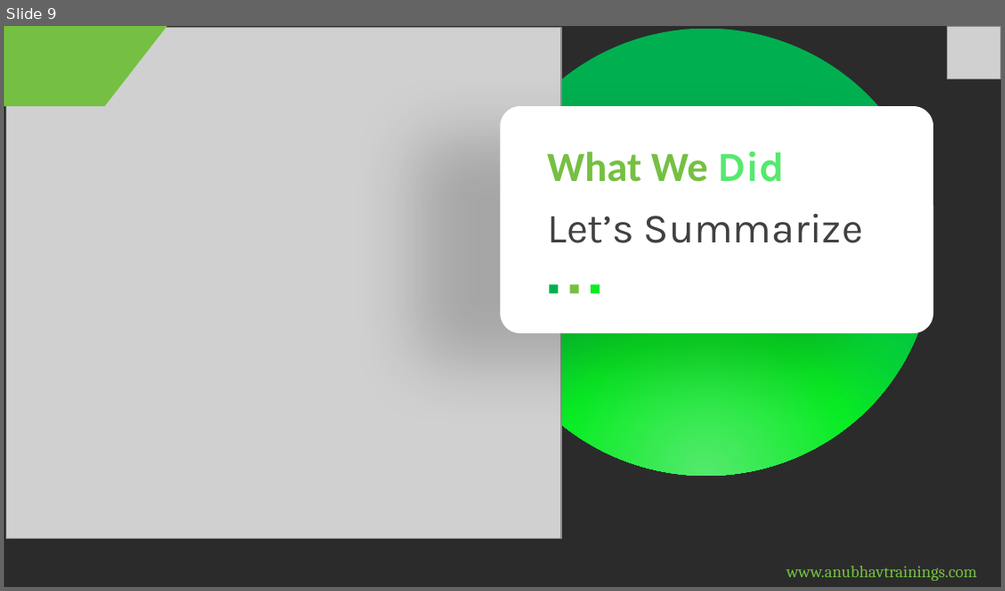
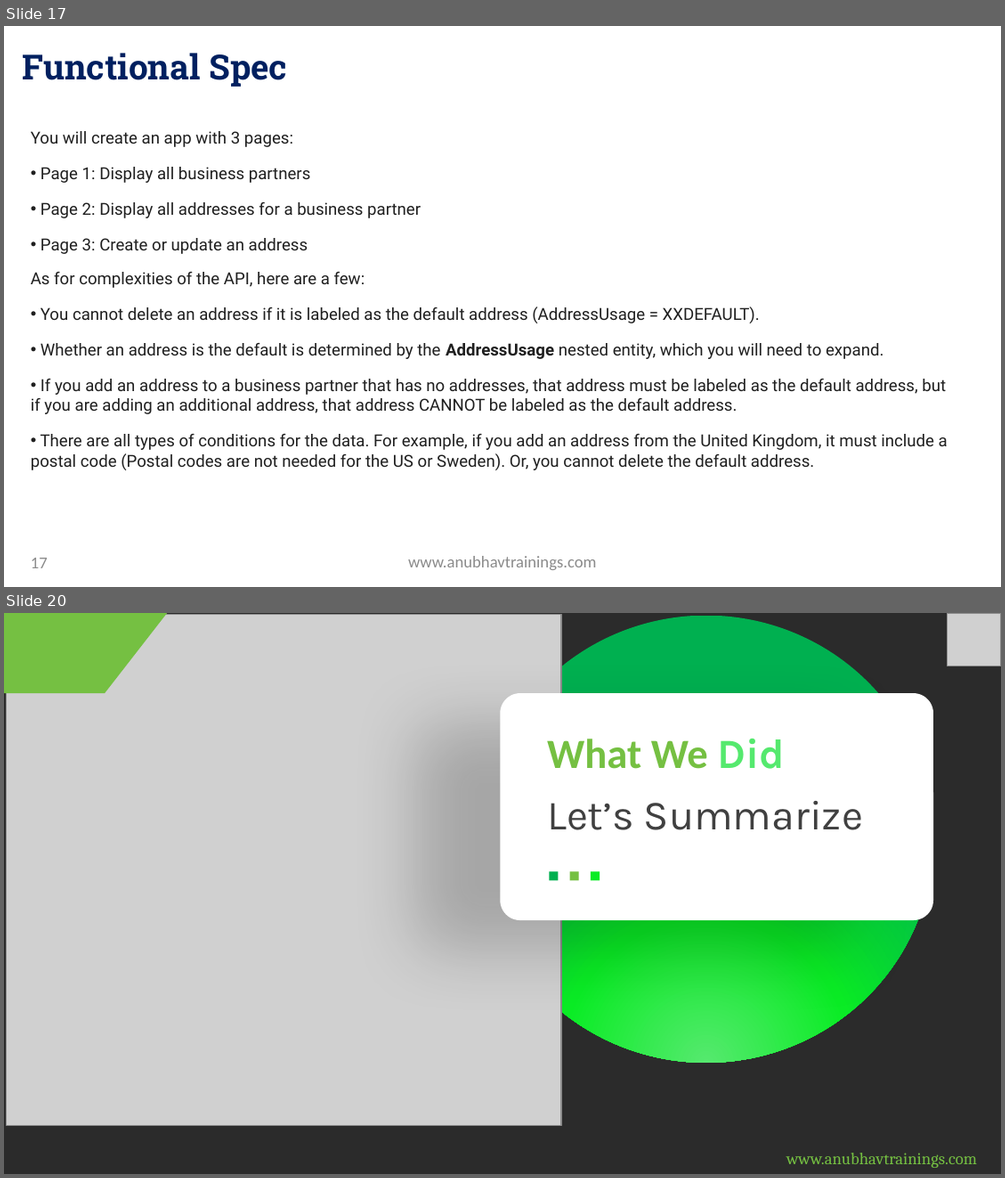
Before and after one commit to soyuztechnologies/SAP_Build_End_to_End, a slide deck: Day 30/SAP Build Training Day 30.pptx. Shown one above the other, each under a label of ours: slide 9 before the commit, slides 17 and 20 after it; the slides between them are not shown. The pictures are 1005x591 and 1005x1178 pixels, drawn with LibreOffice and Linux fonts; fonts in the diff are those of the drawing; grey boxes stand for pictures; background and template pictures are left out; a plain dark background stands for a picture behind light text. Boxes give left, top, right and bottom in pixels: in the first picture for what was removed or moved away, otherwise in the second. Text is boxed around its words. In the diff, an @@ line names an element or a change of style, - is before the commit and + after.

Commit message:
Auto bot updater Build Course

```diff
--- a/Day 30/SAP Build Training Day 30.pptx
+++ b/Day 30/SAP Build Training Day 30.pptx
@@ slide 17 added at (4, 26, 1001, 587), background picture (left out) @@
@@ title added at (23, 53, 287, 87), 25 pt, text gradient #002060 to #0070C0, bold @@
+Functional Spec
@@ text added at (31, 131, 947, 470), 12 pt, text #1F1F1F @@
+You will create an app with 3 pages:
+• Page 1: Display all business partners
+• Page 2: Display all addresses for a business partner
+• Page 3: Create or update an address
+As for complexities of the API, here are a few:
+• You cannot delete an address if it is labeled as the default address (AddressUsage = XXDEFAULT).
+• Whether an address is the default is determined by the AddressUsage nested entity, which you will need to expand.
+• If you add an address to a business partner that has no addresses, that address must be labeled as the default address, but if you are adding an additional address, that address CANNOT be labeled as the default address.
+• There are all types of conditions for the data. For example, if you add an address from the United Kingdom, it must include a postal code (Postal codes are not needed for the US or Sweden). Or, you cannot delete the default address.
@@ page number added at (31, 557, 48, 568), 12 pt, text #8C8C8C @@
+17
@@ text added at (408, 556, 596, 570), 12 pt, text #8C8C8C @@
+www.anubhavtrainings.com
@@ what was slide 9 is now slide 20 @@
```
Also in this commit, not shown: 2 slides changed, 10 other slides added, 4 other files.
